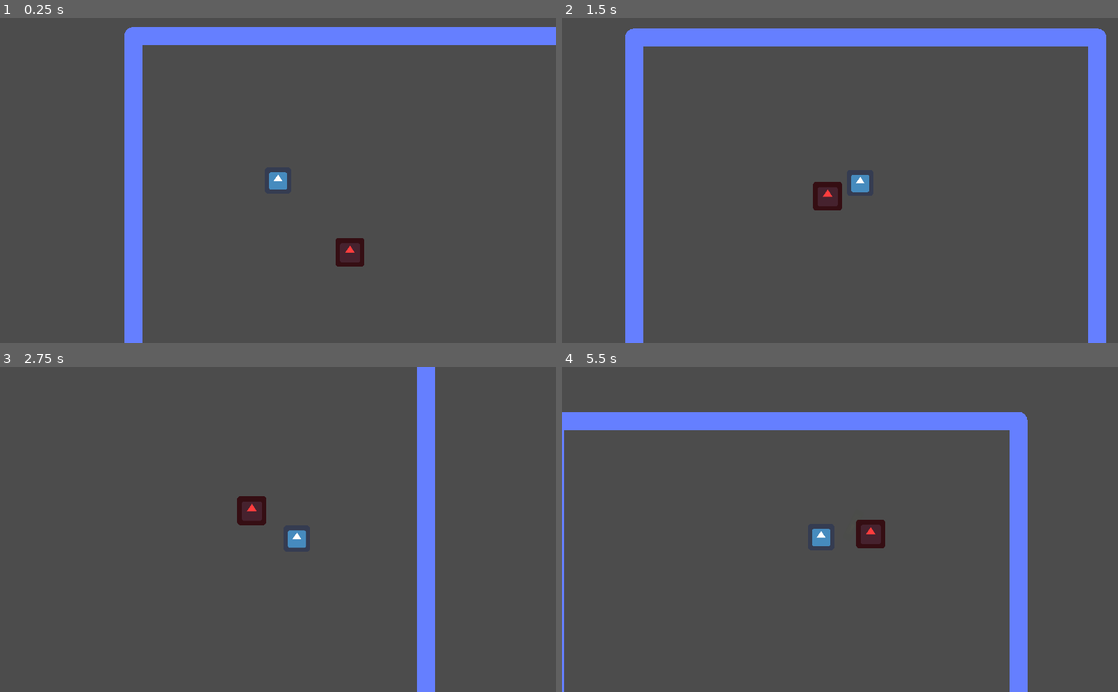
Above: before the commit, frames 1-4 (two rows, left to right).
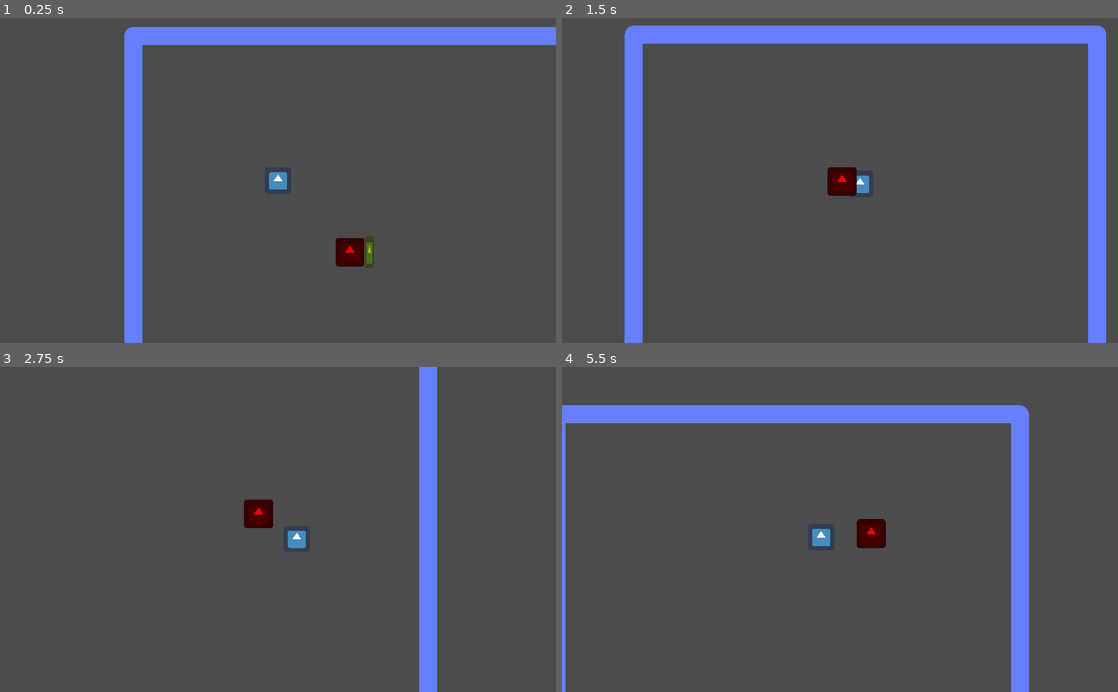
Above: after the commit, the same moments.

Repository: ectucker1/ksufalljam2020
Game: Godot game, scene res://Arena/Arena.tscn
Same seed, same stepped clock (60 frames per second), same inputs: the game is played once before the commit and once after it. This scene is started directly instead of the project's main scene. The engine's default icon, where the game draws it, is replaced by a stand-in: a white triangle on a blue panel in a dark square.
Inputs:
- Up to frame 1 (0.25 s): no input
- Up to frame 2 (1.5 s): hold D (move_right) 0.53-1.28 s; hold S (move_down) from 1.28 s (still down)
- Up to frame 3 (2.75 s): release S (move_down) at 2.03 s; hold D (move_right) from 2.03 s (still down)
- Up to frame 4 (5.5 s): release D (move_right) at 2.78 s; hold W (move_up) 2.78-3.53 s; hold A (move_left) 3.53-5.03 s; hold S (move_down) from 5.03 s (still down)

The runs differ from the first frame. In frame 1, 0.4% of the frame differs, in the area x 61-68%, y 67-77%; in frame 2, 2.4%; in frame 3, 1.3%; in frame 4, 4.4%, in the area x 0-84%, y 11-100%.

Commit message:
Add health related methods

Diff:
--- a/Enemy/Enemy.gd
+++ b/Enemy/Enemy.gd
@@ -7,6 +7,9 @@
 var type = Type.NONE
 var speed := 50
 var melee_distance := 25
+
+var health := 20
+var dead := false
 
 var arena : Node2D
 var nav : Navigation2D
@@ -26,8 +29,8 @@
 
 
 func follow_player(delta):
-	# Skip if the level's navigation node doesn't exist
-	if !nav:
+	# Skip if the level's navigation node doesn't exist or if dead
+	if !nav or dead:
 		return
 
 	# Find a path to the player
@@ -65,7 +68,26 @@
 	$MeleeArea/Anim.play("attack")
 
 
+func take_damage(amount := 5):
+	health -= amount
+	if health > 0:
+		$Anim.play("hurt")
+	else:
+		die()
+
+
+func die():
+	dead = true
+	$Anim.play("die")
+
+
 func _on_MeleeArea_body_entered(body):
 	if body == player:
 		# TODO: deal damage
 		pass
+
+
+func _on_Anim_animation_finished(anim_name):
+	if anim_name == "die":
+		# enemy is dead
+		queue_free()
--- a/Enemy/Enemy.tscn
+++ b/Enemy/Enemy.tscn
@@ -37,21 +37,67 @@
 "values": [ Color( 0.921569, 1, 0, 0.615686 ), Color( 0.921569, 1, 0, 0 ) ]
 }
 
+[sub_resource type="Animation" id=4]
+resource_name = "die"
+length = 0.3
+tracks/0/type = "value"
+tracks/0/path = NodePath(".:modulate")
+tracks/0/interp = 1
+tracks/0/loop_wrap = true
+tracks/0/imported = false
+tracks/0/enabled = true
+tracks/0/keys = {
+"times": PoolRealArray( 0, 0.3 ),
+"transitions": PoolRealArray( 1, 1 ),
+"update": 0,
+"values": [ Color( 1, 1, 1, 1 ), Color( 1, 1, 1, 0 ) ]
+}
+tracks/1/type = "value"
+tracks/1/path = NodePath("CollisionShape2D:disabled")
+tracks/1/interp = 1
+tracks/1/loop_wrap = true
+tracks/1/imported = false
+tracks/1/enabled = true
+tracks/1/keys = {
+"times": PoolRealArray( 0 ),
+"transitions": PoolRealArray( 1 ),
+"update": 1,
+"values": [ true ]
+}
+
+[sub_resource type="Animation" id=5]
+resource_name = "hurt"
+length = 0.2
+tracks/0/type = "value"
+tracks/0/path = NodePath("Sprite:self_modulate")
+tracks/0/interp = 1
+tracks/0/loop_wrap = true
+tracks/0/imported = false
+tracks/0/enabled = true
+tracks/0/keys = {
+"times": PoolRealArray( 0, 0.2 ),
+"transitions": PoolRealArray( 1, 1 ),
+"update": 0,
+"values": [ Color( 1, 0, 0, 1 ), Color( 0.843137, 0.278431, 0.278431, 1 ) ]
+}
+
 [node name="Enemy" type="KinematicBody2D"]
 script = ExtResource( 2 )
 
 [node name="Sprite" type="Sprite" parent="."]
-self_modulate = Color( 1, 0.243137, 0.243137, 1 )
+self_modulate = Color( 1, 0, 0, 1 )
 scale = Vector2( 0.166667, 0.166667 )
 texture = ExtResource( 1 )
 
 [node name="CollisionShape2D" type="CollisionShape2D" parent="."]
+visible = false
 shape = SubResource( 1 )
+disabled = true
 
 [node name="MeleeArea" type="Area2D" parent="."]
 
 [node name="Sprite" type="Sprite" parent="MeleeArea"]
-self_modulate = Color( 0.921569, 1, 0, 0 )
+self_modulate = Color( 0.921569, 1, 0, 0.615686 )
 position = Vector2( 10.7852, -0.00103092 )
 scale = Vector2( 0.0544043, 0.183982 )
 texture = ExtResource( 1 )
@@ -59,8 +105,12 @@
 [node name="CollisionShape2D" type="CollisionShape2D" parent="MeleeArea"]
 position = Vector2( 10.7772, 0 )
 shape = SubResource( 2 )
-disabled = true
 
 [node name="Anim" type="AnimationPlayer" parent="MeleeArea"]
 anims/attack = SubResource( 3 )
+
+[node name="Anim" type="AnimationPlayer" parent="."]
+anims/die = SubResource( 4 )
+anims/hurt = SubResource( 5 )
 [connection signal="body_entered" from="MeleeArea" to="." method="_on_MeleeArea_body_entered"]
+[connection signal="animation_finished" from="Anim" to="." method="_on_Anim_animation_finished"]
Not shown: 1 places in Enemy/Enemy.tscn that only renumber resources
